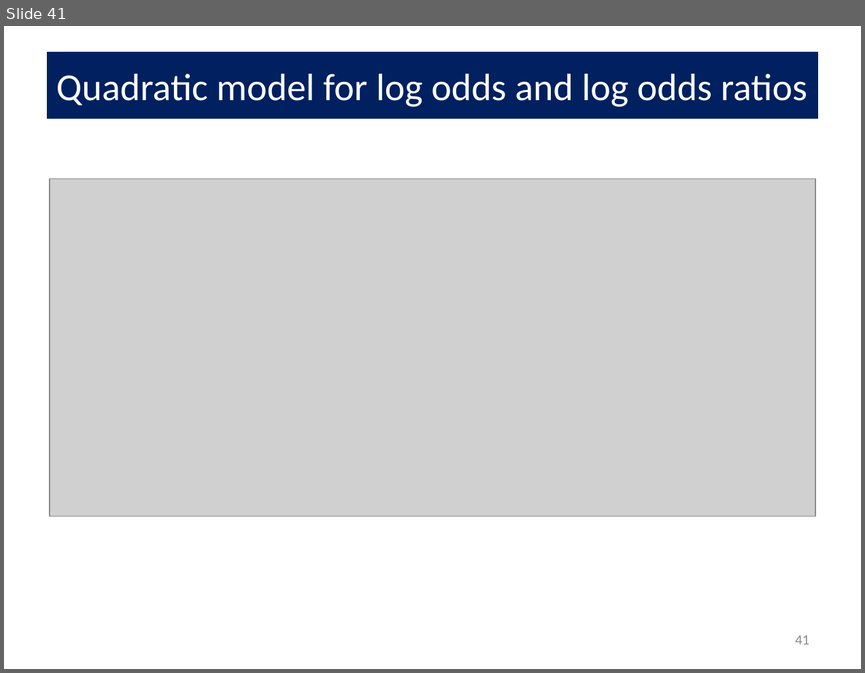
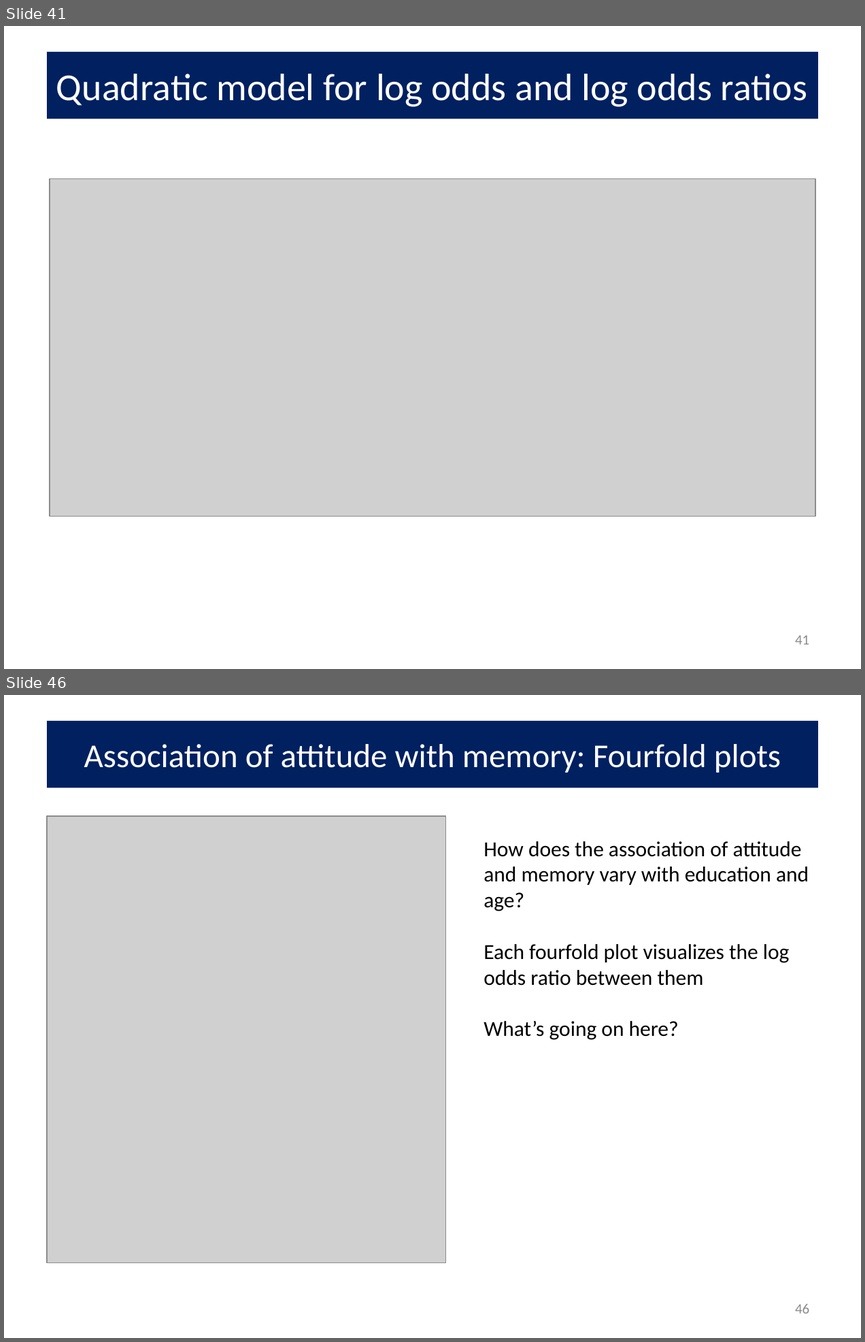
Before and after one commit to friendly/psy6136, a slide deck: lectures/Log-Odds.pptx. Shown one above the other, each under a label of ours: slide 41 before the commit, slides 41 and 46 after it; the slides between them are not shown. The pictures are 865x673 and 865x1342 pixels, drawn with LibreOffice and Linux fonts; fonts in the diff are those of the drawing; grey boxes stand for pictures. Boxes give left, top, right and bottom in pixels: in the first picture for what was removed or moved away, otherwise in the second. Text is boxed around its words. In the diff, an @@ line names an element or a change of style, - is before the commit and + after.

```diff
--- a/lectures/Log-Odds.pptx
+++ b/lectures/Log-Odds.pptx
@@ slide 46 added at (4, 695, 861, 1338), background #FFFFFF @@
@@ title added at (47, 721, 818, 787), fill #002060, 28 pt, text #FFFFFF @@
+Association of attitude with memory: Fourfold plots
@@ picture added at (47, 816, 446, 1262) @@
@@ text added at (483, 841, 808, 1040), 18 pt, text #000000 @@
+How does the association of attitude and memory vary with education and age?
+Each fourfold plot visualizes the log odds ratio between them
+What’s going on here?
@@ page number added at (795, 1304, 809, 1313), 12 pt, text #8C8C8C @@
+46
```
Also in this commit, not shown: 5 other slides added, 2 other files.
